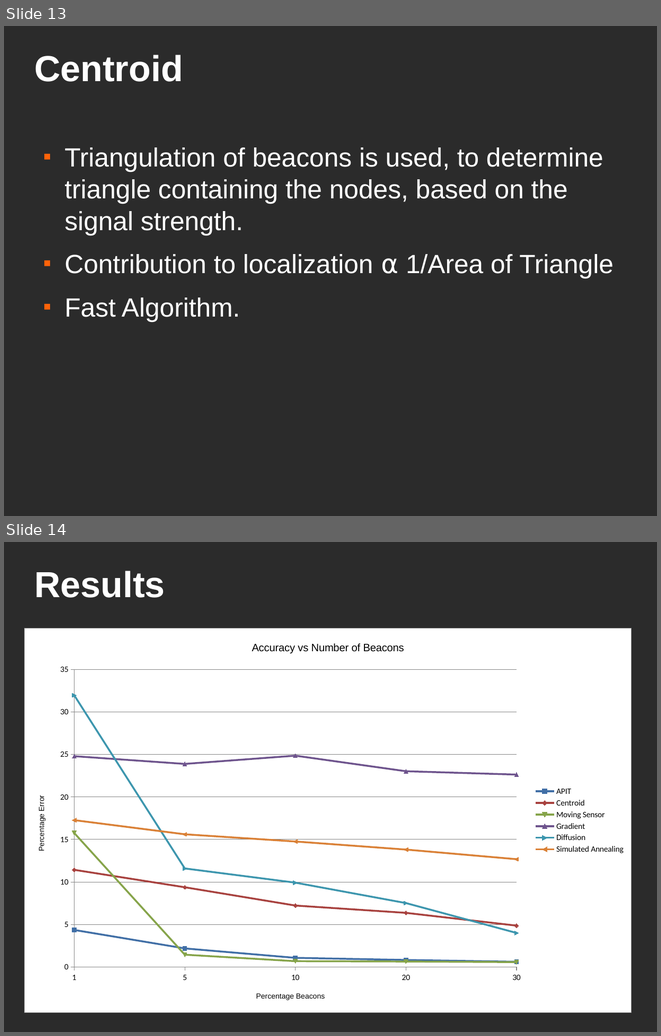
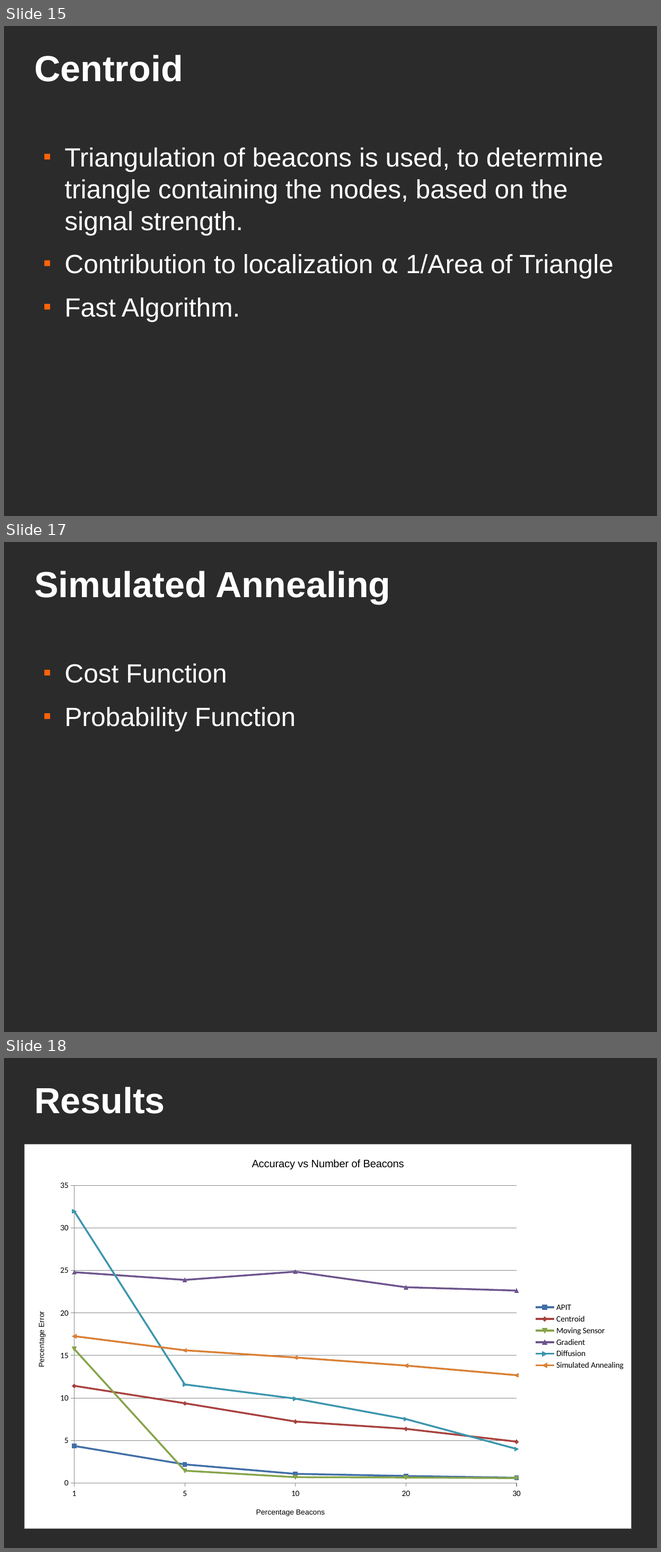
Before and after one commit to rahulaaj/Localization-of-Sensors, a slide deck: Document/presentation.odp. Shown one above the other, each under a label of ours: slides 13 and 14 before the commit, slides 15, 17 and 18 after it; the slides between them are not shown. The pictures are 661x1036 and 661x1552 pixels, drawn with LibreOffice and Linux fonts; fonts in the diff are those of the drawing; background and template pictures are left out; a plain dark background stands for a picture behind light text. Boxes give left, top, right and bottom in pixels: in the first picture for what was removed or moved away, otherwise in the second. Text is boxed around its words. In the diff, an @@ line names an element or a change of style, - is before the commit and + after.

```diff
--- a/Document/presentation.odp
+++ b/Document/presentation.odp
@@ slide 17 added at bbox=[4, 542, 657, 1032], background picture (left out) @@
@@ title added at bbox=[34, 571, 391, 604], 44 pt, text #FFFFFF, bold @@
+Simulated Annealing
@@ text added at bbox=[64, 663, 296, 731], 32 pt, text #FFFFFF @@
+■ Cost Function
+■ Probability Function
@@ what was slide 13 is now slide 15 @@
@@ what was slide 14 is now slide 18 @@
```
Also in this commit, not shown: 3 other slides added, 4 other files.
